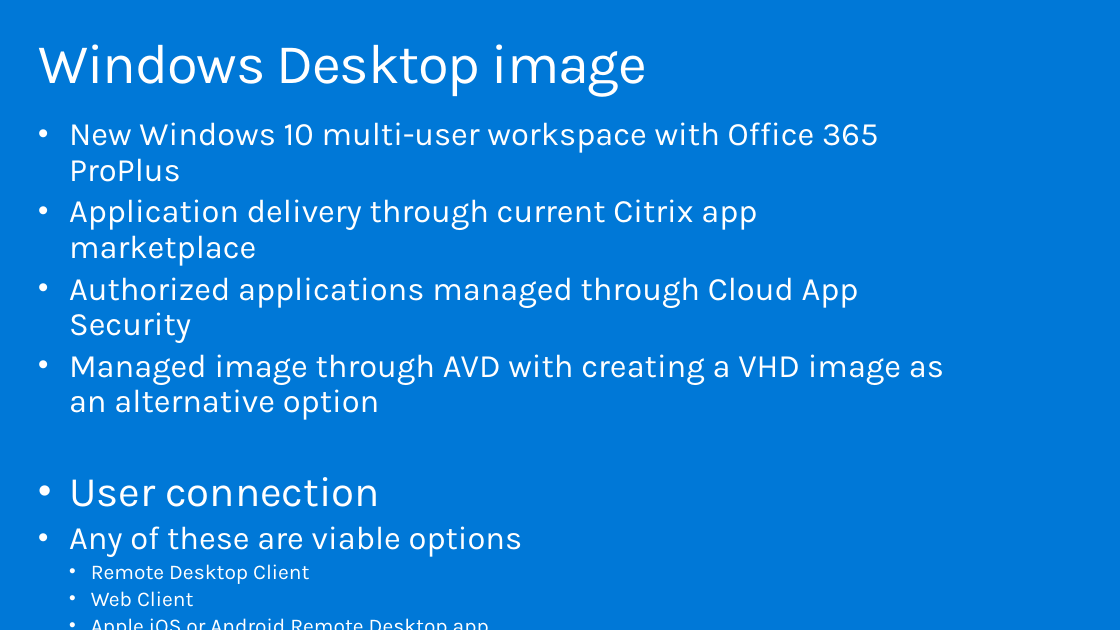
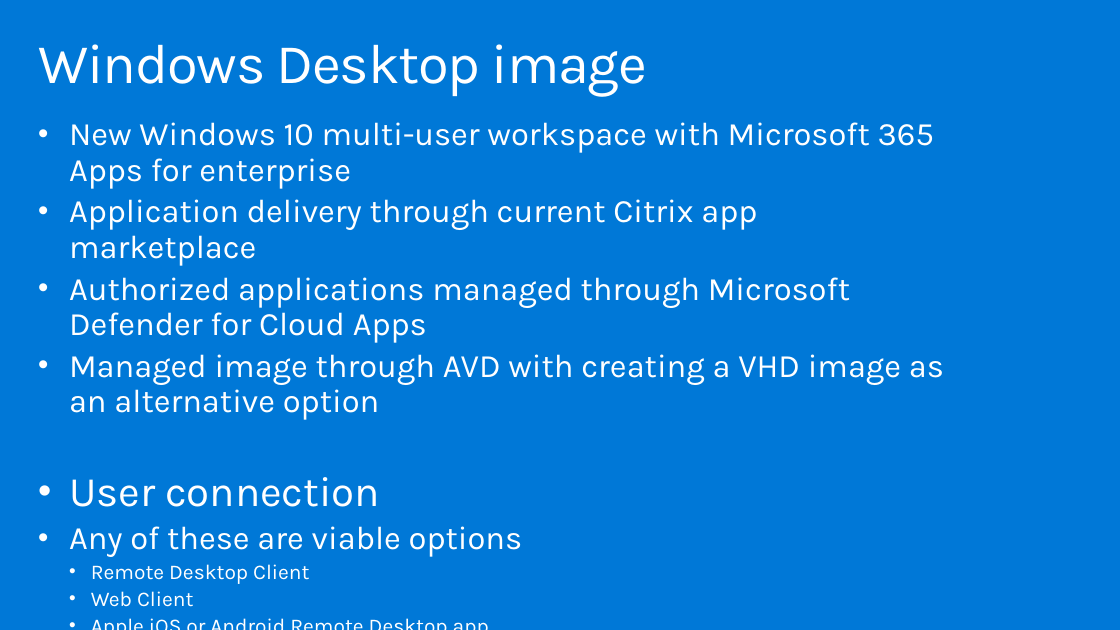
Before and after one commit to tobiasrademacher/MCW-Implementing-Azure-Virtual-Desktop-in-the-enterprise, a slide deck: slide 25 of Whiteboard design session/WDS trainer presentation - Implementing Azure Virtual Desktop in the enterprise.pptx. Drawn at 1120x630 pixels with LibreOffice and Linux fonts; fonts in the diff are those of the drawing. Boxes give left, top, right and bottom in pixels: in the first picture for what was removed or moved away, otherwise in the second. Text is boxed around its words. In the diff, an @@ line names an element or a change of style, - is before the commit and + after.

Commit message:
update to PPTX and images, WDS product name udpate

```diff
--- a/Whiteboard design session/WDS trainer presentation - Implementing Azure Virtual Desktop in the enterprise.pptx
+++ b/Whiteboard design session/WDS trainer presentation - Implementing Azure Virtual Desktop in the enterprise.pptx
@@ text at bbox=[69, 122, 934, 189]: text changed @@
-• New Windows 10 multi-user workspace with Office 365 ProPlus
+• New Windows 10 multi-user workspace with Microsoft 365 Apps for enterprise
@@ text at bbox=[69, 277, 850, 343]: text changed @@
-• Authorized applications managed through Cloud App Security
+• Authorized applications managed through Microsoft Defender for Cloud Apps
```
Also in this commit, not shown: 6 other slides changed, 3 other files.
